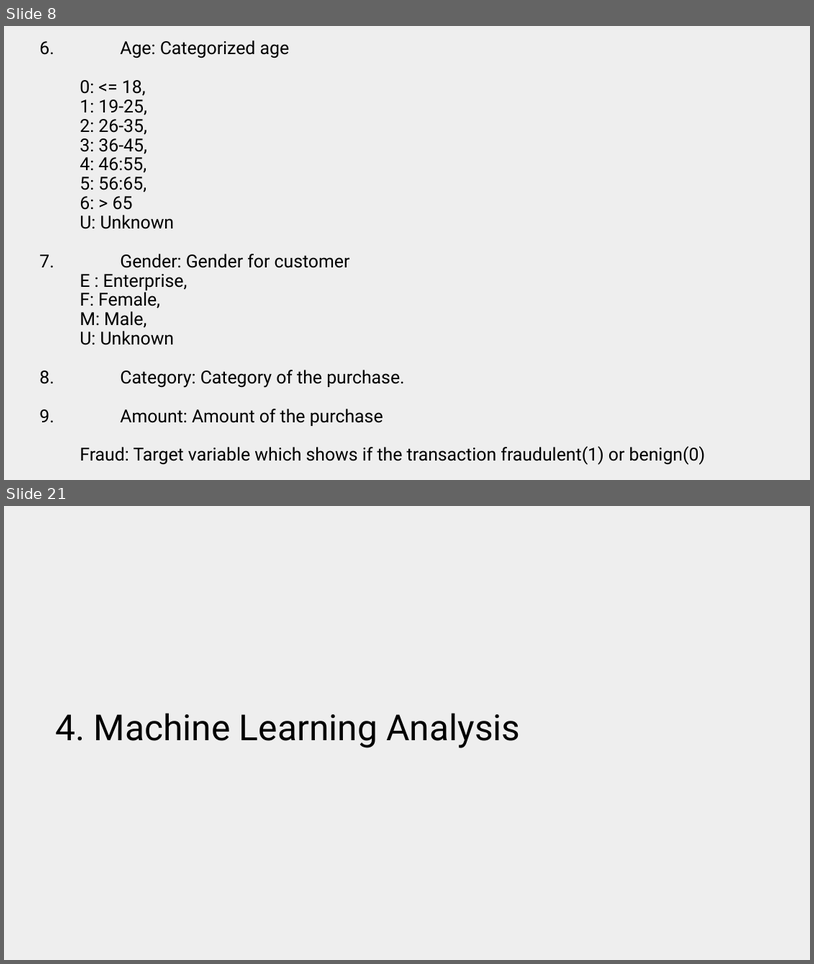
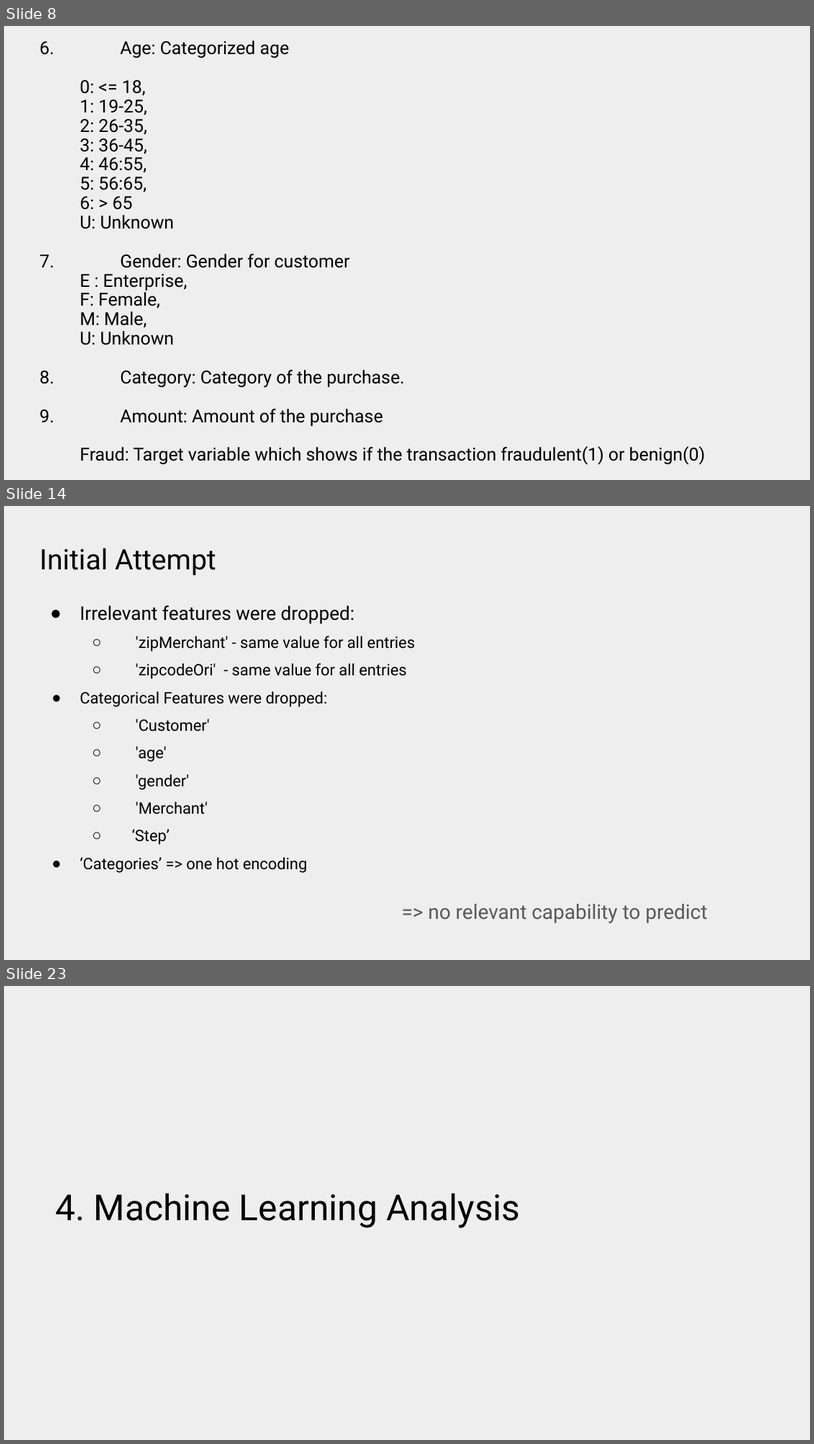
Before and after one commit to Maitha-mo/sampleGuys_final-project_dsml2021, a slide deck: Sample Guys _ Demo Day _ AstroLabs DS ML Bootcamp Oct Nov 2021.pptx. Shown one above the other, each under a label of ours: slides 8 and 21 before the commit, slides 8, 14 and 23 after it; the slides between them are not shown. The pictures are 814x964 and 814x1444 pixels, drawn with LibreOffice and Linux fonts; fonts in the diff are those of the drawing. Boxes give left, top, right and bottom in pixels: in the first picture for what was removed or moved away, otherwise in the second. Text is boxed around its words. In the diff, an @@ line names an element or a change of style, - is before the commit and + after.

```diff
--- a/Sample Guys _ Demo Day _ AstroLabs DS ML Bootcamp Oct Nov 2021.pptx
+++ b/Sample Guys _ Demo Day _ AstroLabs DS ML Bootcamp Oct Nov 2021.pptx
@@ slide 14 added at [4, 506, 810, 960], background #EEEEEE @@
@@ title added at [39, 548, 216, 575], 25.2 pt, text #000000 @@
+Initial Attempt
@@ text added at [80, 605, 415, 872], 14.1 pt, text #000000 @@
+● Irrelevant features were dropped:
+  ○ 'zipMerchant' - same value for all entries
+  ○ 'zipcodeOri' - same value for all entries
+● Categorical Features were dropped:
+  ○ 'Customer'
+  ○ 'age'
+  ○ 'gender'
+  ○ 'Merchant'
+  ○ ‘Step’
+● ‘Categories’ => one hot encoding
@@ text added at [428, 903, 707, 923], 18 pt, text #595959 @@
+=> no relevant capability to predict
@@ what was slide 21 is now slide 23 @@
```
Also in this commit, not shown: 6 slides changed, 18 other slides added, 12 slides removed.
